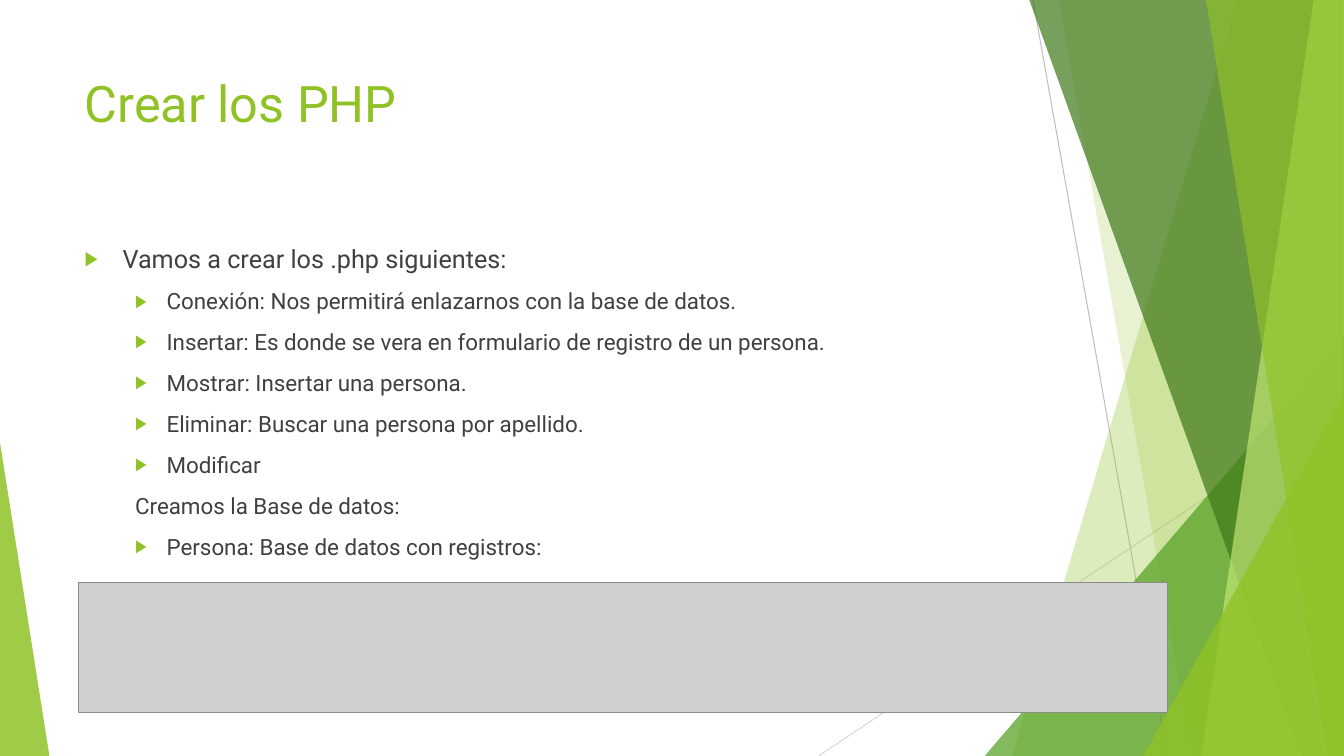
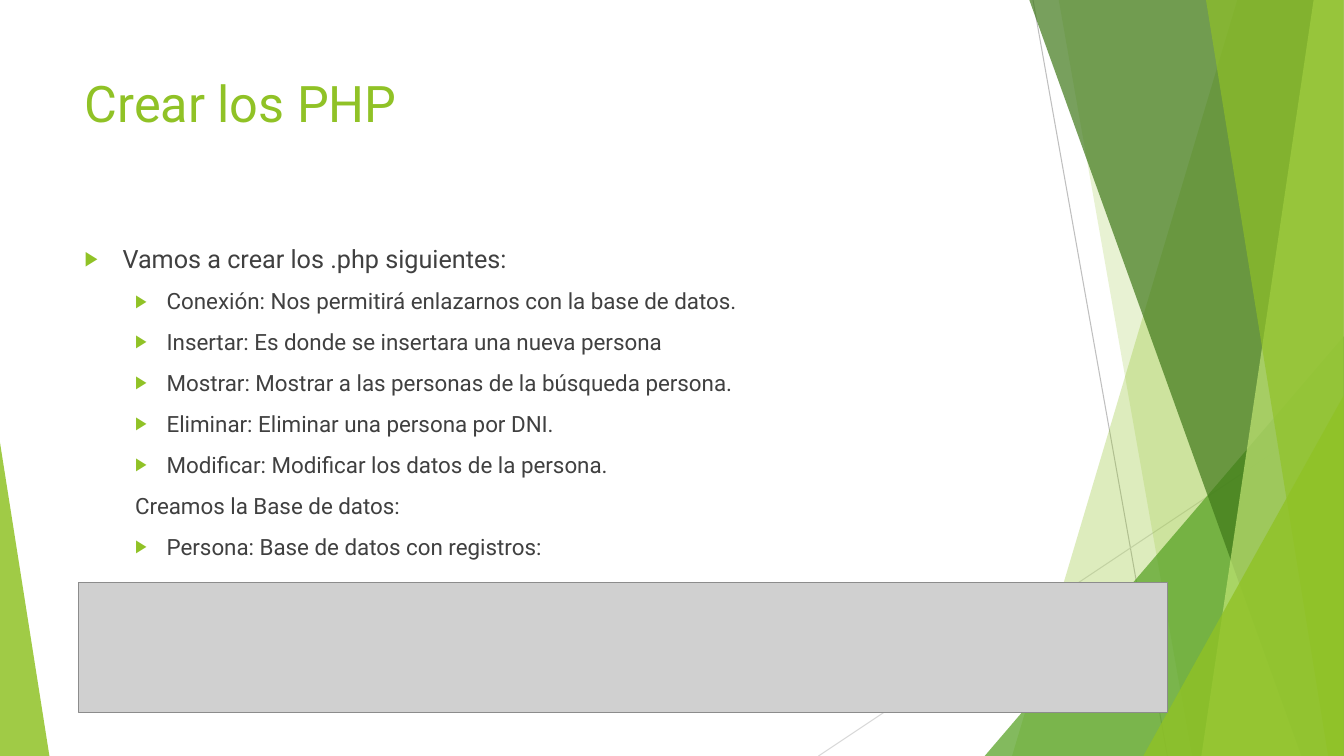
Before and after one commit to jlpsoft/Proyecto_Moviles, a slide deck: slide 4 of Temporales/pc3/Practica 3 Personas.pptx. Drawn at 1344x756 pixels with LibreOffice and Linux fonts; fonts in the diff are those of the drawing; grey boxes stand for pictures. Boxes give left, top, right and bottom in pixels: in the first picture for what was removed or moved away, otherwise in the second. Text is boxed around its words. In the diff, an @@ line names an element or a change of style, - is before the commit and + after.

Commit message:
cosas

```diff
--- a/Temporales/pc3/Practica 3 Personas.pptx
+++ b/Temporales/pc3/Practica 3 Personas.pptx
@@ text at box(167, 333, 733, 478): text changed @@
-  ▶ Insertar: Es donde se vera en formulario de registro de un persona.
-  ▶ Mostrar: Insertar una persona.
-  ▶ Eliminar: Buscar una persona por apellido.
-  ▶ Modificar
+  ▶ Insertar: Es donde se insertara una nueva persona
+  ▶ Mostrar: Mostrar a las personas de la búsqueda persona.
+  ▶ Eliminar: Eliminar una persona por DNI.
+  ▶ Modificar: Modificar los datos de la persona.
```
